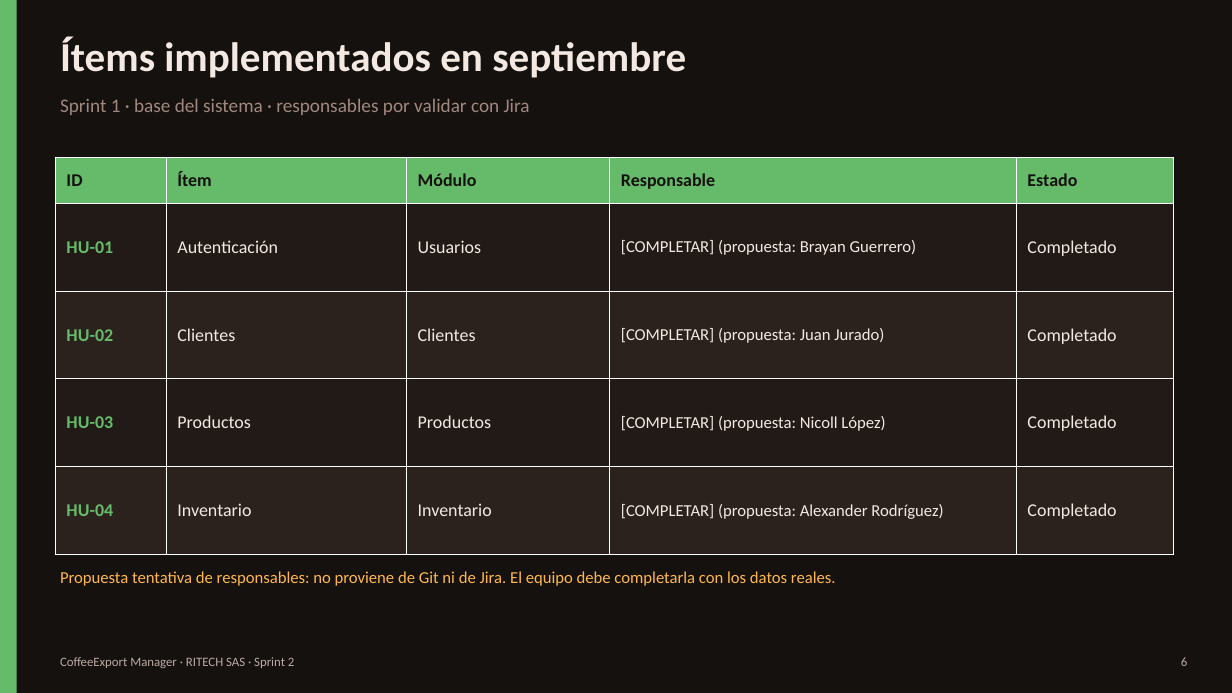
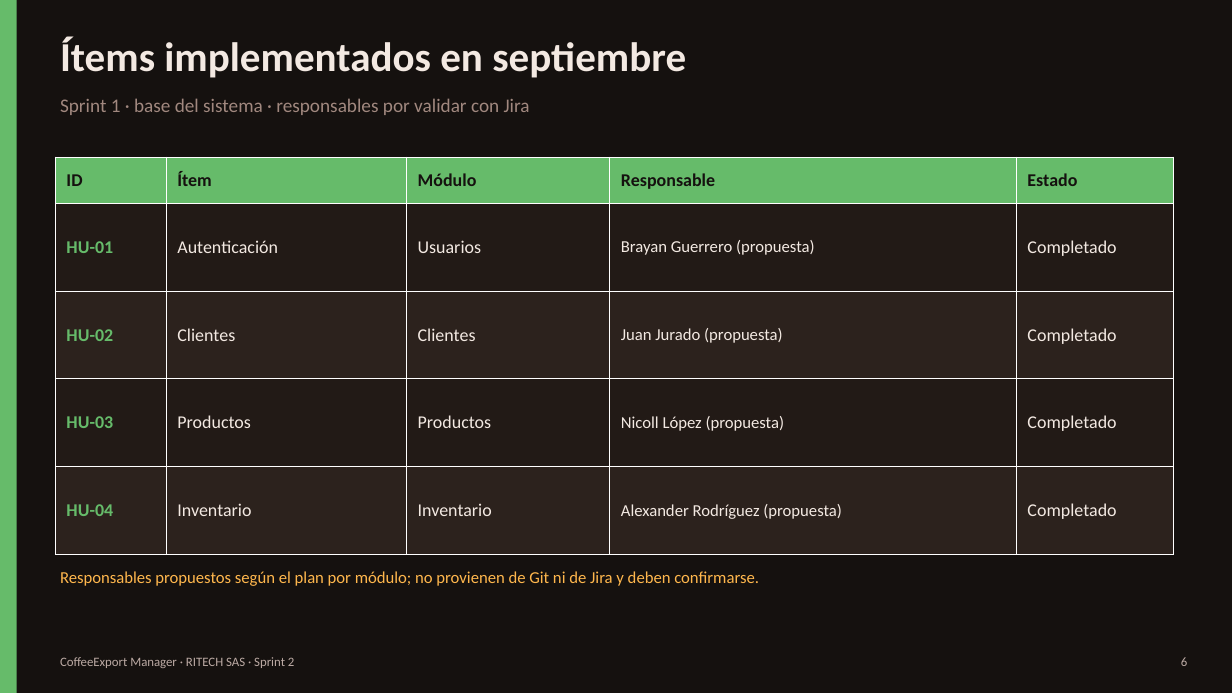
Before and after one commit to brayanckr/Proyecto-Calidad-de-software, a slide deck: slide 6 of docs/sprint2/CoffeeExport_Manager_Sprint2.pptx. Drawn at 1232x693 pixels with LibreOffice and Linux fonts; fonts in the diff are those of the drawing. Boxes give left, top, right and bottom in pixels: in the first picture for what was removed or moved away, otherwise in the second. Text is boxed around its words. In the diff, an @@ line names an element or a change of style, - is before the commit and + after.

Commit message:
Presentación: quitar marcadores pendientes de las diapositivas 6 y 8
Responsables del Sprint 1 como propuesta y estado de las pruebas como
pendiente de ejecución.

```diff
--- a/docs/sprint2/CoffeeExport_Manager_Sprint2.pptx
+++ b/docs/sprint2/CoffeeExport_Manager_Sprint2.pptx
@@ table at (x1=55, y1=157, x2=1174, y2=555) @@
-row 2, column 4: [COMPLETAR] (propuesta: Brayan Guerrero)
+row 2, column 4: Brayan Guerrero (propuesta)
-row 3, column 4: [COMPLETAR] (propuesta: Juan Jurado)
+row 3, column 4: Juan Jurado (propuesta)
-row 4, column 4: [COMPLETAR] (propuesta: Nicoll López)
+row 4, column 4: Nicoll López (propuesta)
-row 5, column 4: [COMPLETAR] (propuesta: Alexander Rodríguez)
+row 5, column 4: Alexander Rodríguez (propuesta)
@@ text at (x1=60, y1=571, x2=759, y2=586): text changed @@
-Propuesta tentativa de responsables: no proviene de Git ni de Jira. El equipo debe completarla con los datos reales.
+Responsables propuestos según el plan por módulo; no provienen de Git ni de Jira y deben confirmarse.
```
Also in this commit, not shown: 1 other slide changed.
